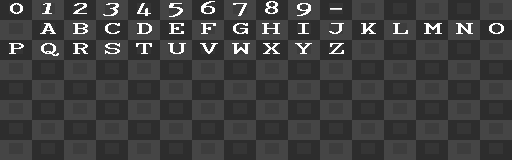
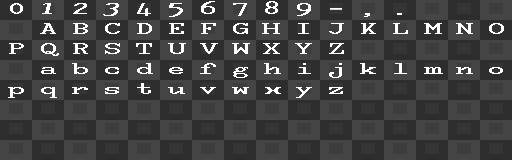
Before/after of a 512 x 160 layered artwork. What changed in the layer stack:
painted on "Paint Layer 2" over (8, 13, 503, 98)
painted on "Paint Layer 1" over (8, 13, 503, 98)
